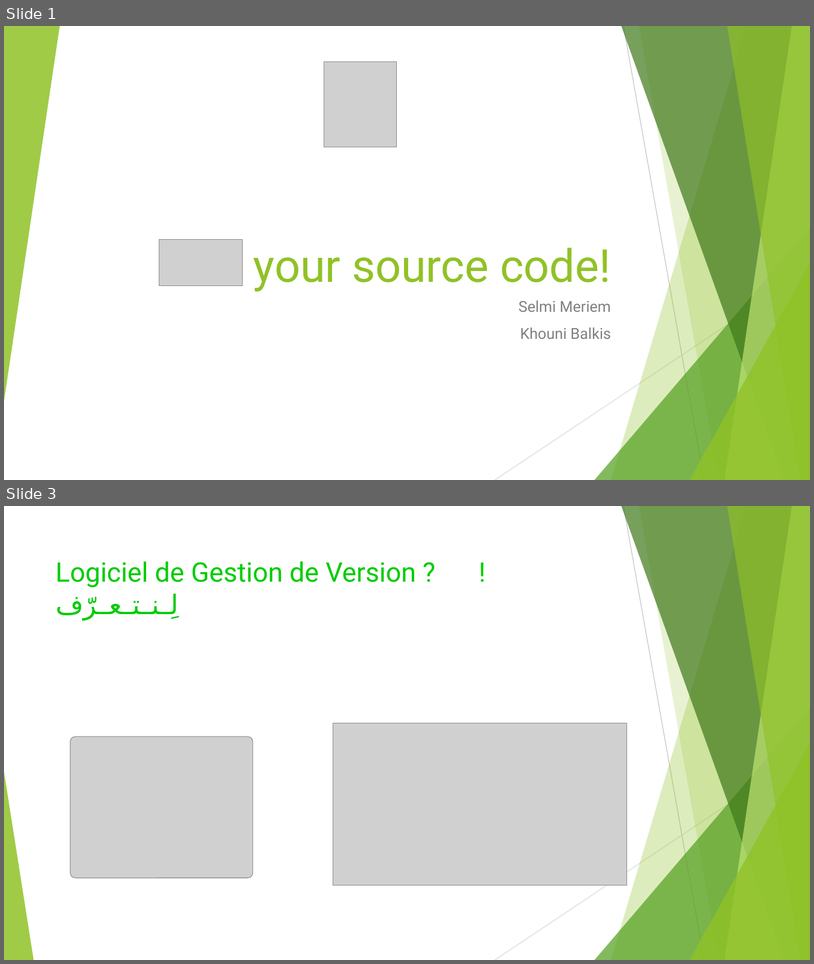
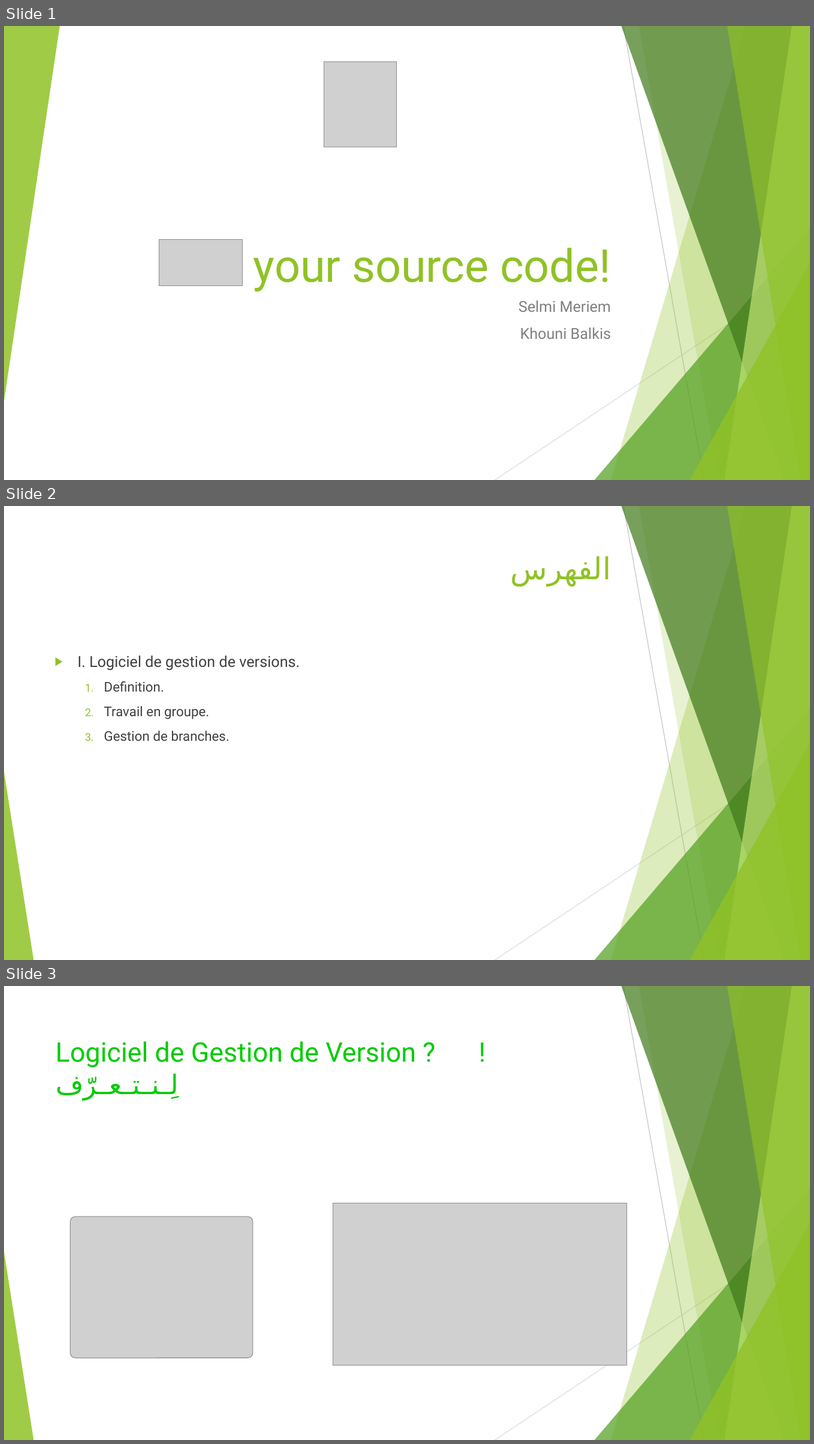
Before and after one commit to MeriemSelmi/GitSlides, a slide deck: Git Bakis.pptm. Shown one above the other, each under a label of ours: slides 1 and 3 before the commit, slides 1, 2 and 3 after it; the slides between them are not shown. The pictures are 814x964 and 814x1444 pixels, drawn with LibreOffice and Linux fonts; fonts in the diff are those of the drawing; grey boxes stand for pictures. Boxes give left, top, right and bottom in pixels: in the first picture for what was removed or moved away, otherwise in the second. Text is boxed around its words. In the diff, an @@ line names an element or a change of style, - is before the commit and + after.

```diff
--- a/Git Bakis.pptm
+++ b/Git Bakis.pptm
@@ slide 2 added at [4, 506, 810, 960], background #FFFFFF; not listed: 10 template elements that a slide beside it also shows @@
@@ title added at [511, 556, 611, 586], 36 pt, text #90C226 @@
+الفهرس
@@ text added at [78, 655, 300, 741], 16 pt, text #404040 @@
+▶ I. Logiciel de gestion de versions.
+  1. Definition.
+  2. Travail en groupe.
+  3. Gestion de branches.
```
Also in this commit, not shown: 5 slides changed, 2 other slides added, 2 slides removed.
